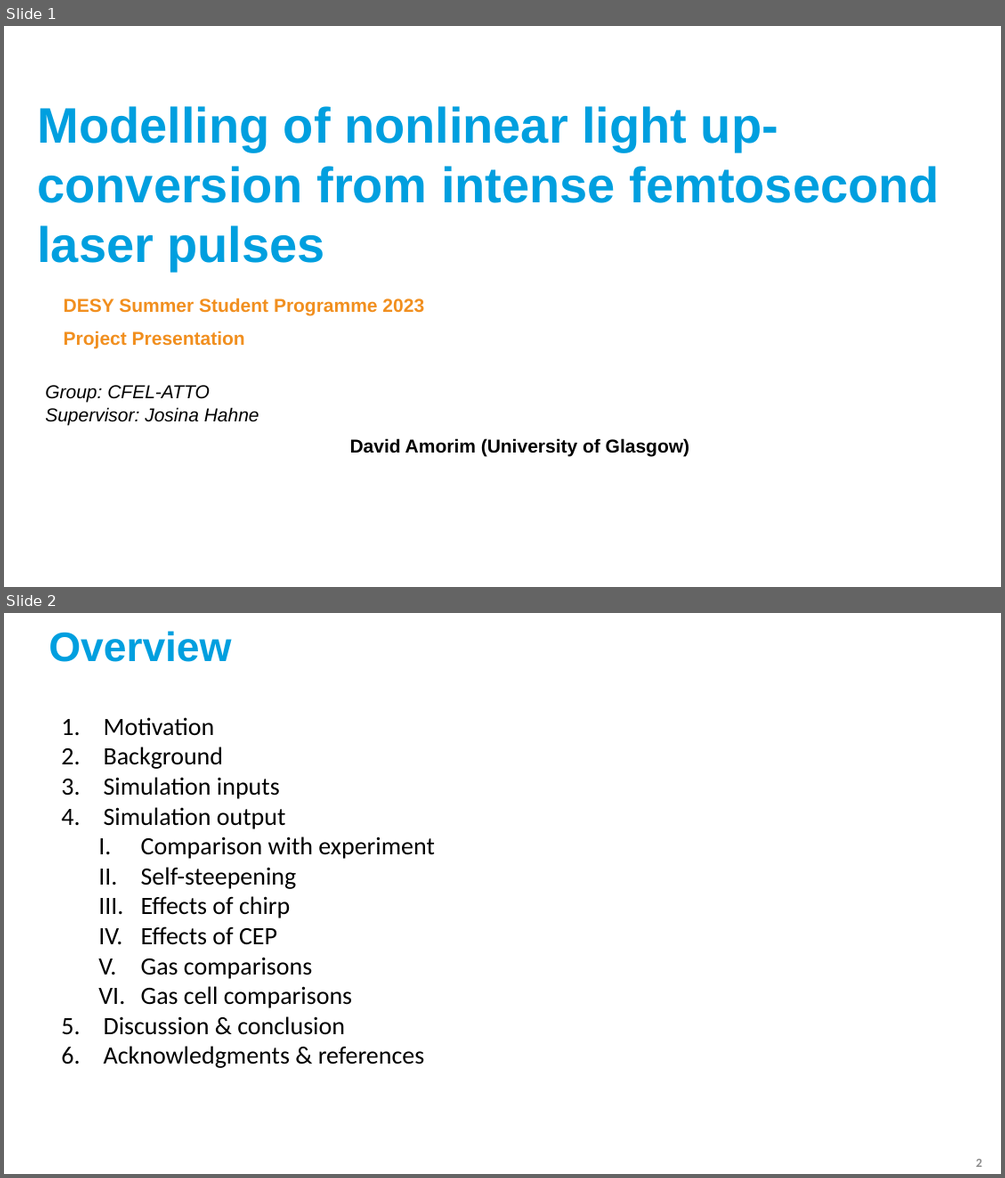
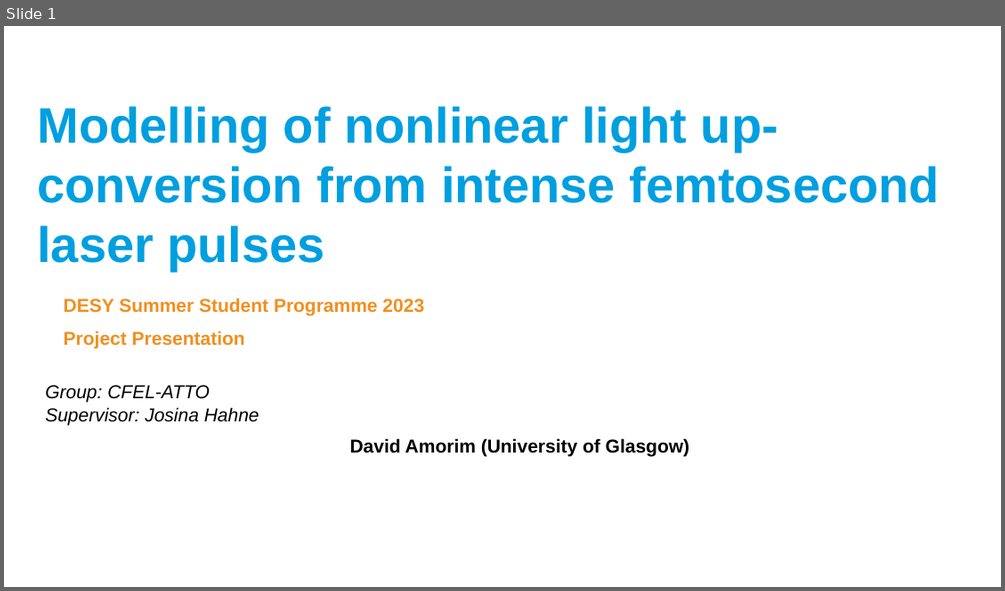
Before and after one commit to david-f-amorim/Simulating-THG-of-few-femtosecond-pulses-in-a-noble-gas-, a slide deck: presentations/DESY - Final Presentation (fixed).pptx. Shown one above the other, each under a label of ours: slides 1 and 2 before the commit, slide 1 after it. The pictures are 1005x1178 and 1005x591 pixels, drawn with LibreOffice and Linux fonts; fonts in the diff are those of the drawing; background and template pictures are left out. Boxes give left, top, right and bottom in pixels: in the first picture for what was removed or moved away, otherwise in the second. Text is boxed around its words. In the diff, an @@ line names an element or a change of style, - is before the commit and + after.

```diff
--- a/presentations/DESY - Final Presentation (fixed).pptx
+++ b/presentations/DESY - Final Presentation (fixed).pptx
@@ slide 2 removed at <box>4,613,1001,1174</box>, background picture (left out) @@
@@ title removed at <box>48,631,231,662</box> @@
-Overview
@@ text removed at <box>104,717,434,1068</box> @@
-1. Motivation
-2. Background
-3. Simulation inputs
-4. Simulation output
-  I. Comparison with experiment
-  II. Self-steepening
-  III. Effects of chirp
-  IV. Effects of CEP
-  V. Gas comparisons
-  VI. Gas cell comparisons
-5. Discussion & conclusion
-6. Acknowledgments & references
@@ page number removed at <box>976,1159,982,1167</box> @@
-2
```
Also in this commit, not shown: 10 slides changed, 2 slides added, 3 other slides removed, 8 other files.
